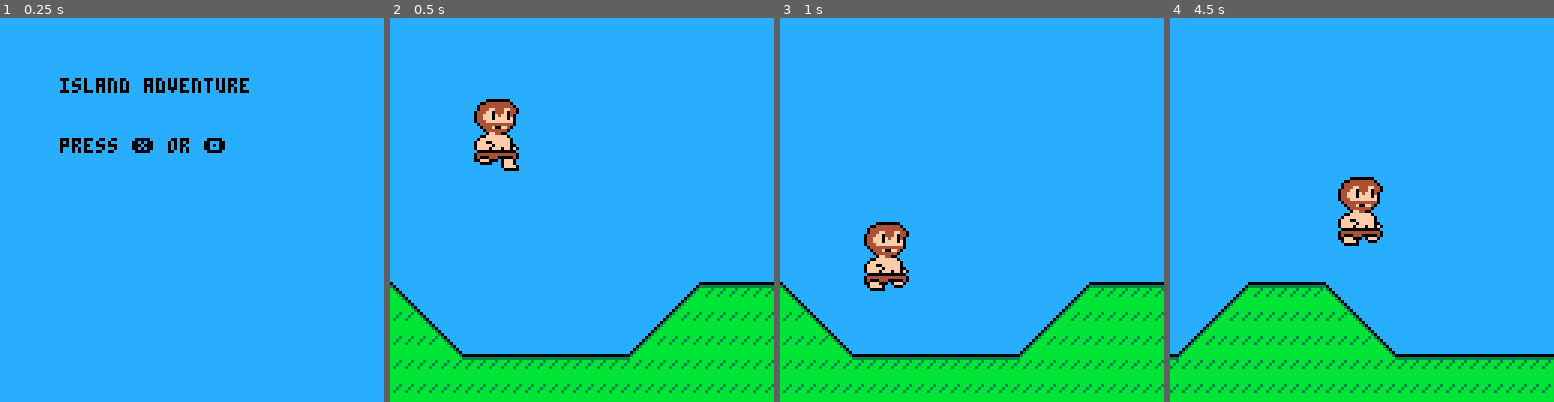
Above: before the commit, frames 1-4 (left to right).
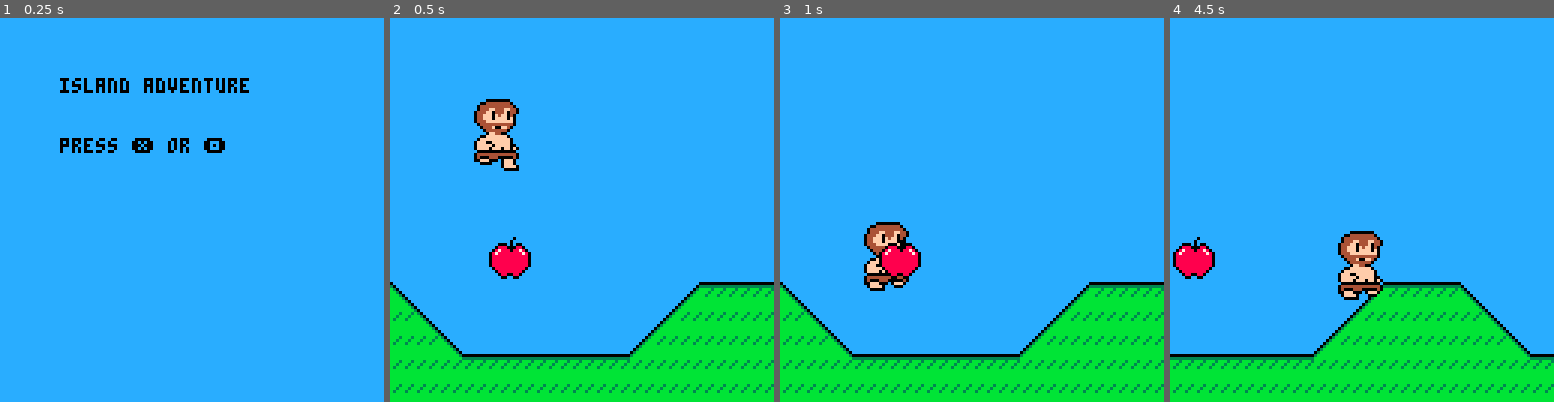
Above: after the commit, the same moments.

Repository: paloblanco/islandgame
Game: PICO-8 cartridge island.p8
Two runs of this game, one before a commit and one after it. Both use one fixed random seed, a clock stepped at 60 frames per second and the inputs below.
Inputs:
- Up to frame 1 (0.25 s): no input
- Up to frame 2 (0.5 s): tap X (X key) at 0.33 s
- Up to frame 3 (1 s): tap O (Z key) at 0.7 s
- Up to frame 4 (4.5 s): tap X (X key) at 1.07, 1.85, 2.97, 4.08 s; hold Right 1.6-2.1 s; tap O (Z key) every 0.4 s from 1.7 to 4.1 s; hold Right 2.47-3.03 s; hold Left 3.08-3.58 s; hold Right from 4.02 s (still down)

Frame 1 is identical in both runs. In frame 2, 0.8% of the frame differs, in the area x 25-37%, y 57-68%; in frame 3, 0.8%; in frame 4, 20%, in the area x 0-100%, y 41-98%.

Commit message:
basic fruits added

Diff:
--- a/island.p8
+++ b/island.p8
@@ -16,7 +16,8 @@
 	local p1 = return_p1()
 	local lvl = return_level()
 	local	cam = return_cam()
-	return p1,lvl,cam
+	local fruits = return_fruits(lvl)
+	return p1,lvl,cam,fruits
 end
 
 function update_gameplay()
@@ -30,11 +31,14 @@
 	update_cam(p1,lvl,cam)
 	map2()
 	draw_p1(p1)
+	for f in all(fruits) do
+		spr(f[1],f[2],f[3],2,2)
+	end
 	palt()
 end
 
 function start_gameplay()
-	p1,lvl,cam = init_level()
+	p1,lvl,cam,fruits = init_level()
 	_update60 = update_gameplay
 	_draw = draw_gameplay
 	_update60() -- call once so graphics work
@@ -117,7 +121,7 @@
 	local maxspeed = 1
 	if (p1.run) maxspeed = 2
 	if abs(p1.dx) > maxspeed then
-		p1.dx -= 0.2*sgn(p1.dx)
+		p1.dx -= 0.3*sgn(p1.dx)
 	end
 
 	if (not p1.move) then
@@ -343,6 +347,49 @@
 	cam.y = 0
 	camera(cam.x,cam.y)
 end
+-->8
+-- utils
+
+function ospr(ix,x,y)
+	pal({0,0,0,0,0,0,0,0,0,0,0,0,0,0,0,0})
+	for xx=-1,1,1 do
+		for yy =-1,1,1 do
+			spr(ix,x+xx,y+yy)
+		end
+	end
+	pal()
+	spr(ix,x+xx,y+yy)
+end
+
+
+-->8
+-- map
+
+
+-->8
+-- items
+
+fruit_kinds = {}
+-- ix,      name,health,points
+fruit_kinds[9]={"apple",2,20}
+
+
+function return_fruits(lvl)
+	local x,y
+	local fruits={}
+	for x=lvl.x0,lvl.x1-1,1 do
+		if rnd() < .04 then
+			y = flr(rnd(16))
+			while mget2(x,y+1)>0 do
+				y -= 1
+			end
+			x *= 8
+			y *= 8
+			add(fruits,{9,x,y})
+		end
+	end
+	return fruits
+end
 
 
 
Not shown, changed: 32 lines of the sprite sheet (__gfx__) section of island.p8
